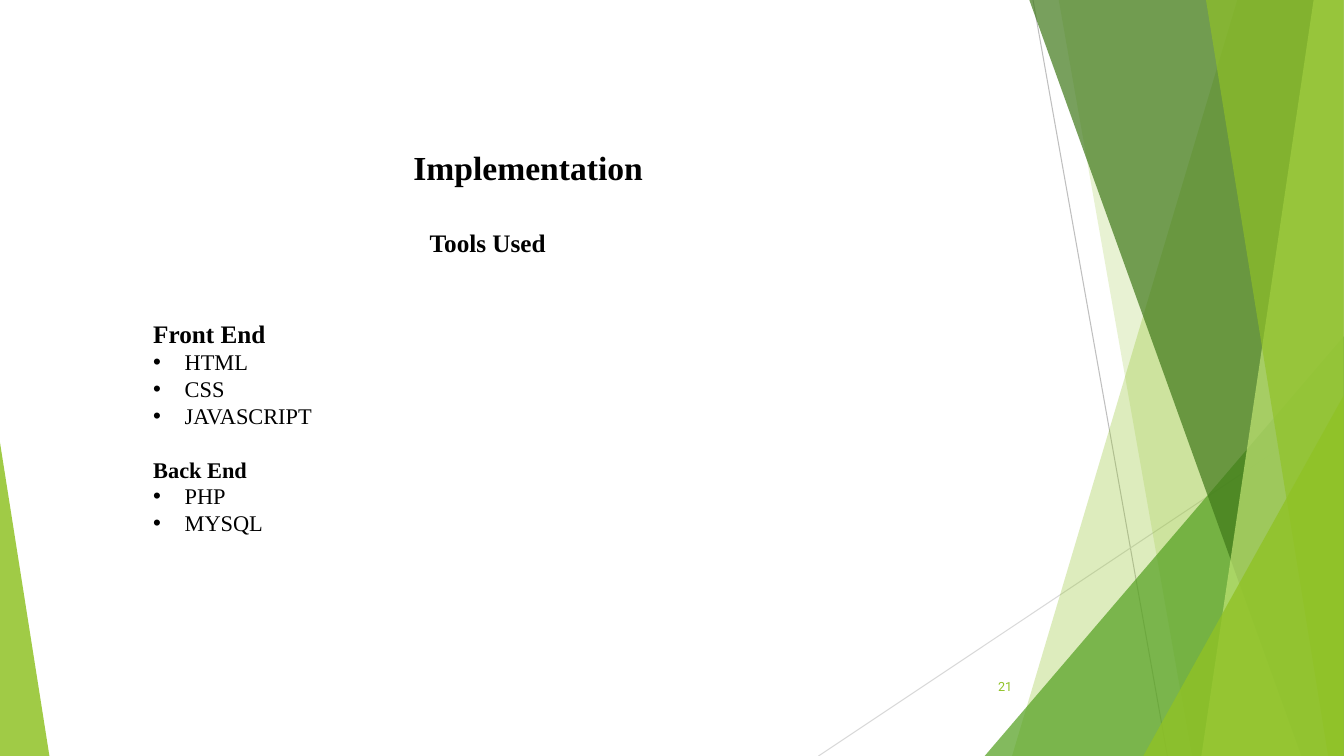
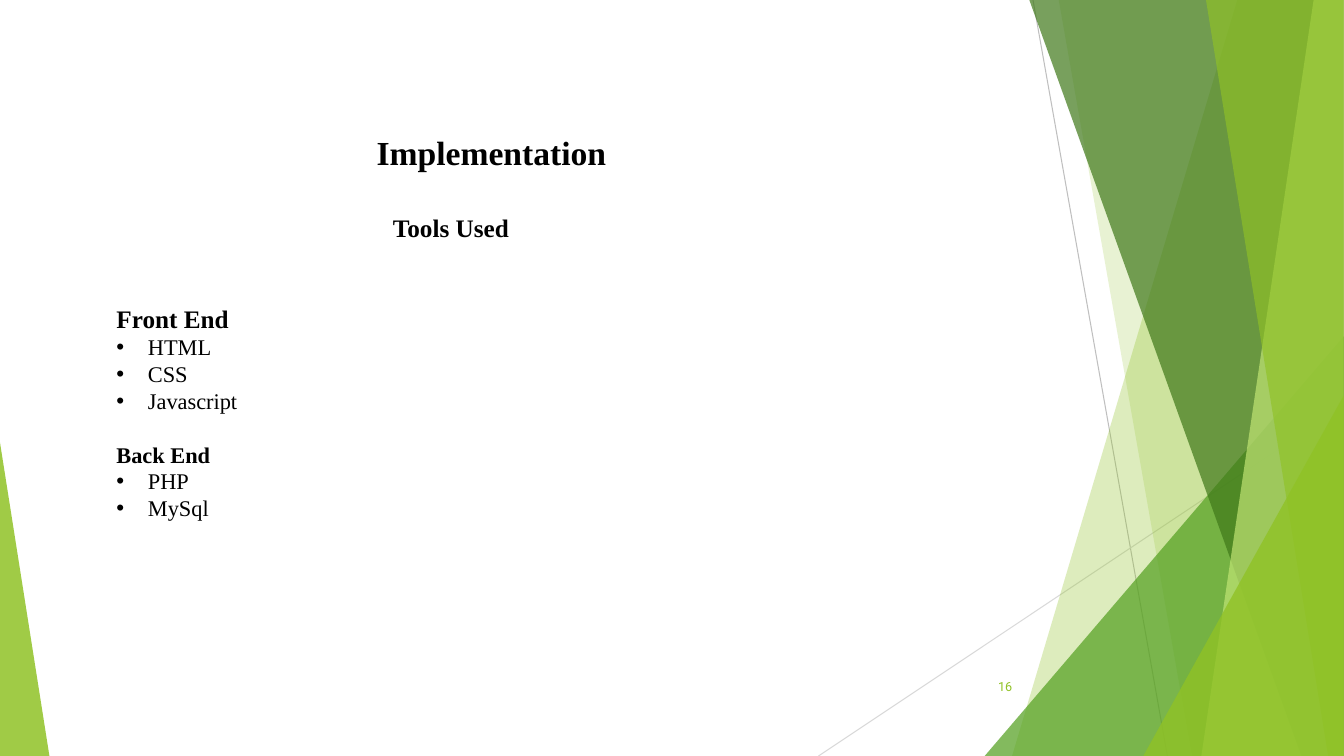
Before and after one commit to nepal4972/Movie_Ticket_Booking_SixthSemProject, a slide deck: slide 16 of documentation/MTB.pptx (slide 21 before the commit). Drawn at 1344x756 pixels with LibreOffice and Linux fonts; fonts in the diff are those of the drawing. Boxes give left, top, right and bottom in pixels: in the first picture for what was removed or moved away, otherwise in the second. Text is boxed around its words. In the diff, an @@ line names an element or a change of style, - is before the commit and + after.

```diff
--- a/documentation/MTB.pptx
+++ b/documentation/MTB.pptx
@@ text "Implementation": place and size @@
-text "Implementation" at [153,156,643,535]
+text "Implementation" at [116,141,607,521]
@@ text at [148,394,237,414]: text changed @@
-• JAVASCRIPT
+• Javascript
@@ text at [148,500,209,521]: text changed @@
-• MYSQL
+• MySql
@@ page number at [998,682,1012,691]: text changed @@
-21
+16
```
Also in this commit, not shown: 6 other slides changed, 6 slides added, 5 slides removed, 5 other files.
